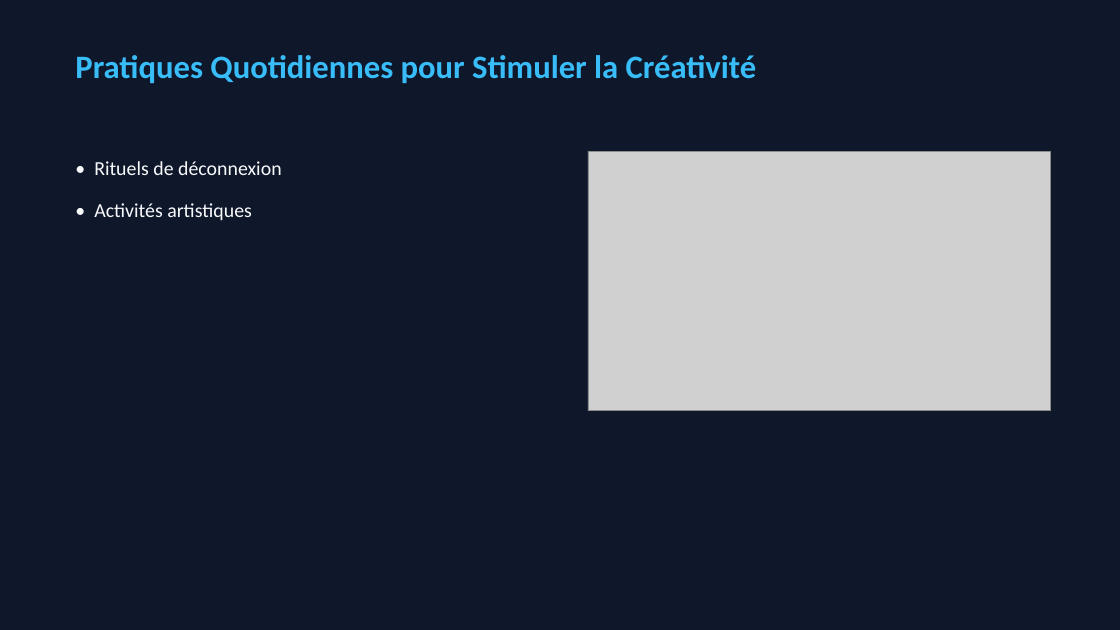
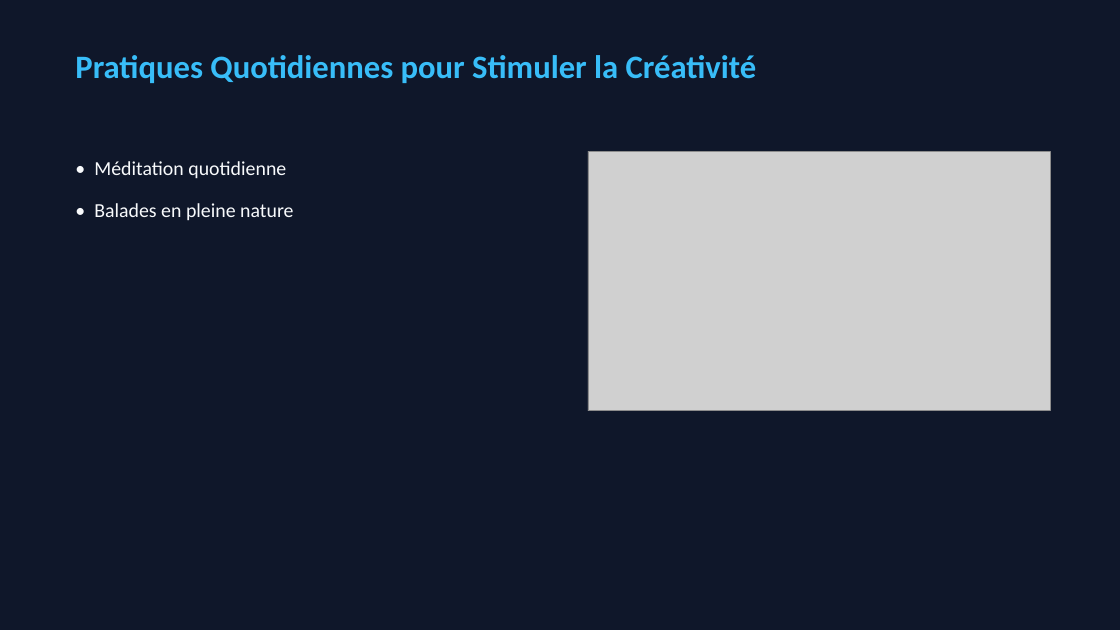
Before and after one commit to caroheymes/video-2-powerpoint-and-more, a slide deck: slide 6 of demo/output/presentation.pptx. Drawn at 1120x630 pixels with LibreOffice and Linux fonts; fonts in the diff are those of the drawing; grey boxes stand for pictures. Boxes give left, top, right and bottom in pixels: in the first picture for what was removed or moved away, otherwise in the second. Text is boxed around its words. In the diff, an @@ line names an element or a change of style, - is before the commit and + after.

```diff
--- a/demo/output/presentation.pptx
+++ b/demo/output/presentation.pptx
@@ text at [94,161,293,221]: text changed @@
-• Rituels de déconnexion
-• Activités artistiques
+• Méditation quotidienne
+• Balades en pleine nature
```
Also in this commit, not shown: 9 other slides changed, 18 other files.
